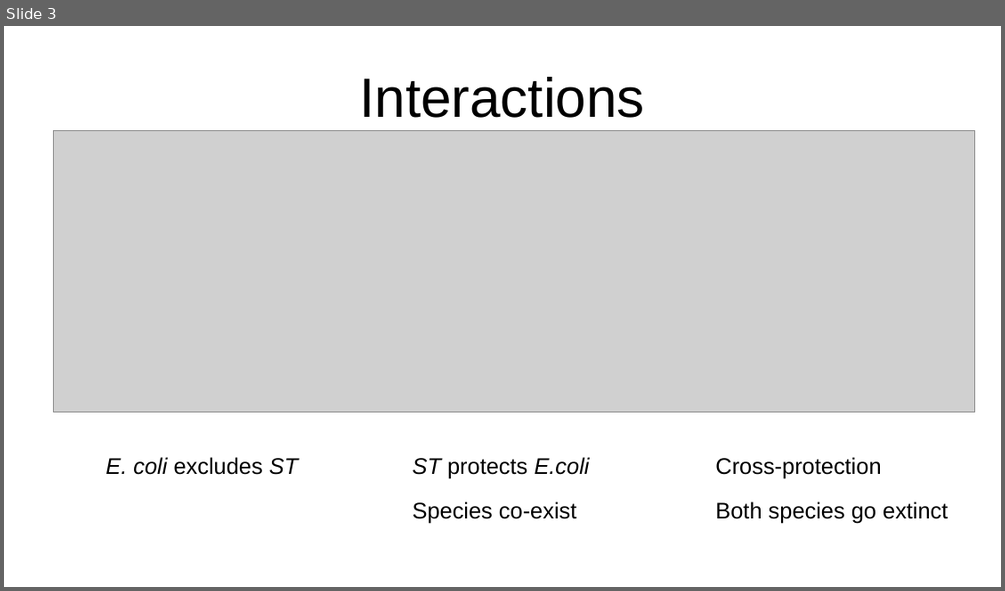
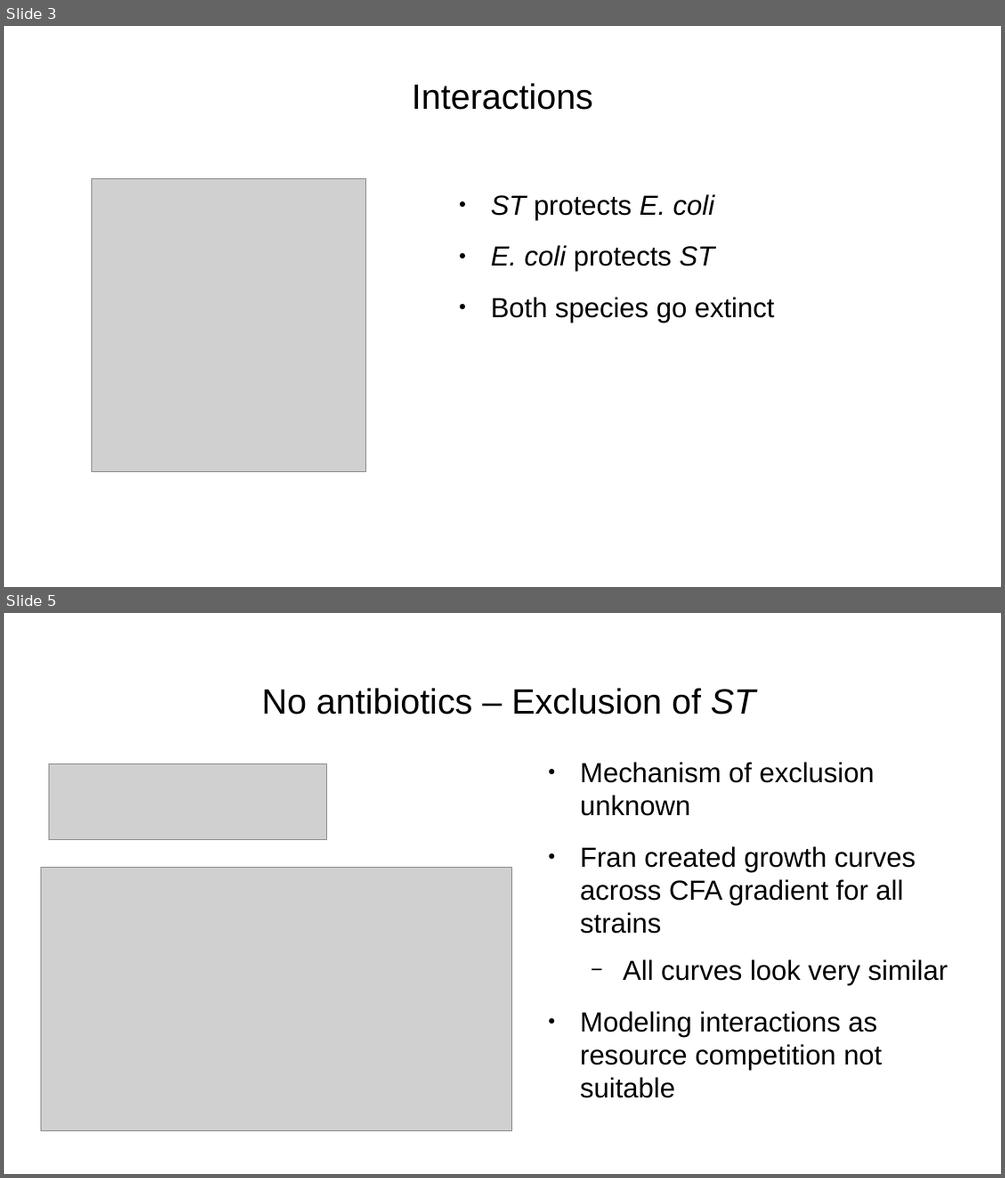
Before and after one commit to nahanoo/toxicity_kuleuven, a slide deck: presentation.odp. Shown one above the other, each under a label of ours: slide 3 before the commit, slides 3 and 5 after it; the slides between them are not shown. The pictures are 1005x591 and 1005x1178 pixels, drawn with LibreOffice and Linux fonts; fonts in the diff are those of the drawing; grey boxes stand for pictures. Boxes give left, top, right and bottom in pixels: in the first picture for what was removed or moved away, otherwise in the second. Text is boxed around its words. In the diff, an @@ line names an element or a change of style, - is before the commit and + after.

```diff
--- a/presentation.odp
+++ b/presentation.odp
@@ slide 5 added at bbox=[4, 613, 1001, 1174], background #FFFFFF @@
@@ title added at bbox=[262, 688, 755, 714], 28 pt, text #000000 @@
+No antibiotics – Exclusion of ST
@@ picture added at bbox=[48, 764, 326, 839] @@
@@ text added at bbox=[580, 762, 948, 1098], 22 pt, text #000000 @@
+● Mechanism of exclusion unknown
+● Fran created growth curves across CFA gradient for all strains
+  − All curves look very similar
+● Modeling interactions as resource competition not suitable
@@ picture added at bbox=[41, 868, 512, 1131] @@
@@ slide 3 changed as well @@
@@ title "Interactions" at bbox=[412, 83, 593, 110]: size 44 to 28 pt @@
@@ picture: place and size @@
-picture at bbox=[54, 131, 976, 413]
+picture at bbox=[92, 178, 367, 471]
@@ text added at bbox=[491, 194, 775, 322], 22 pt, text #000000 @@
+● ST protects E. coli
+● E. coli protects ST
+● Both species go extinct
@@ text removed at bbox=[105, 457, 298, 475] @@
-E. coli excludes ST
@@ text removed at bbox=[413, 457, 590, 524] @@
-ST protects E.coli
-Species co-exist
@@ text removed at bbox=[715, 457, 947, 524] @@
-Cross-protection
-Both species go extinct
```
Also in this commit, not shown: 1 other slide changed, 15 other slides added, 2 slides removed, 28 other files.
